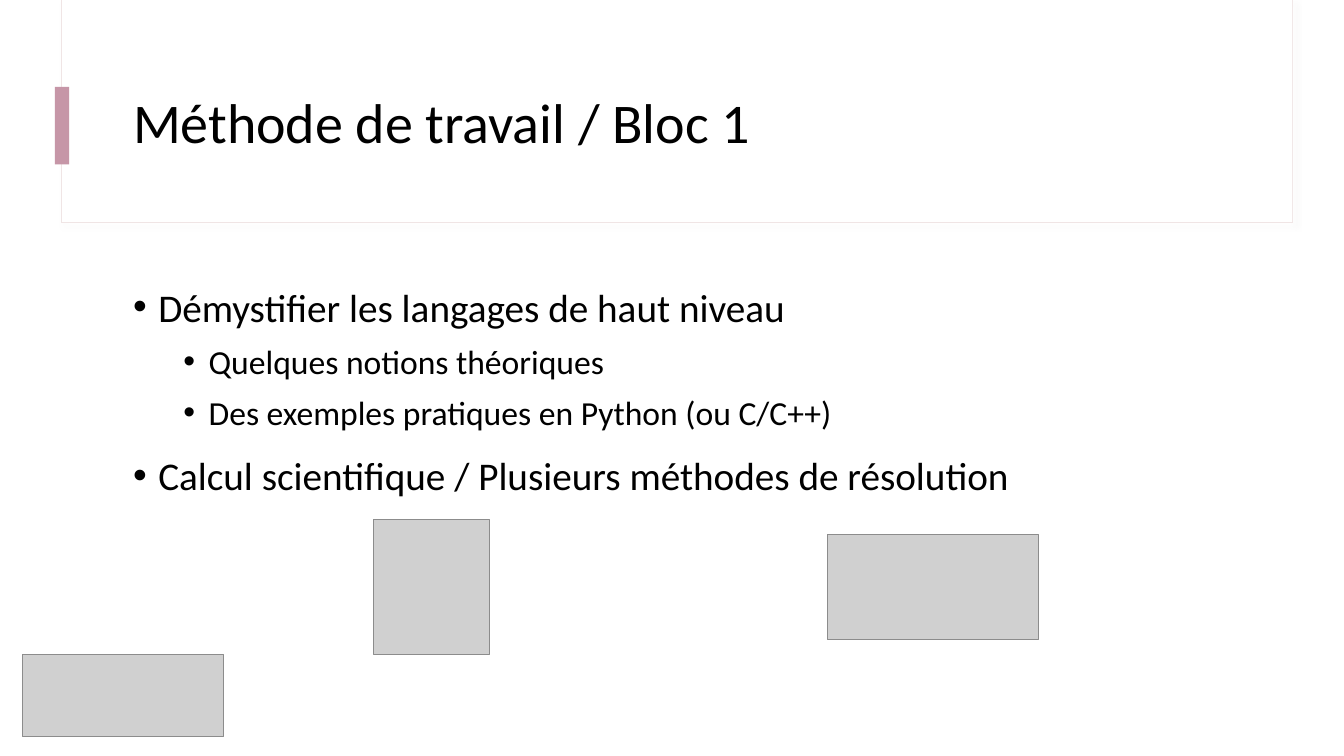
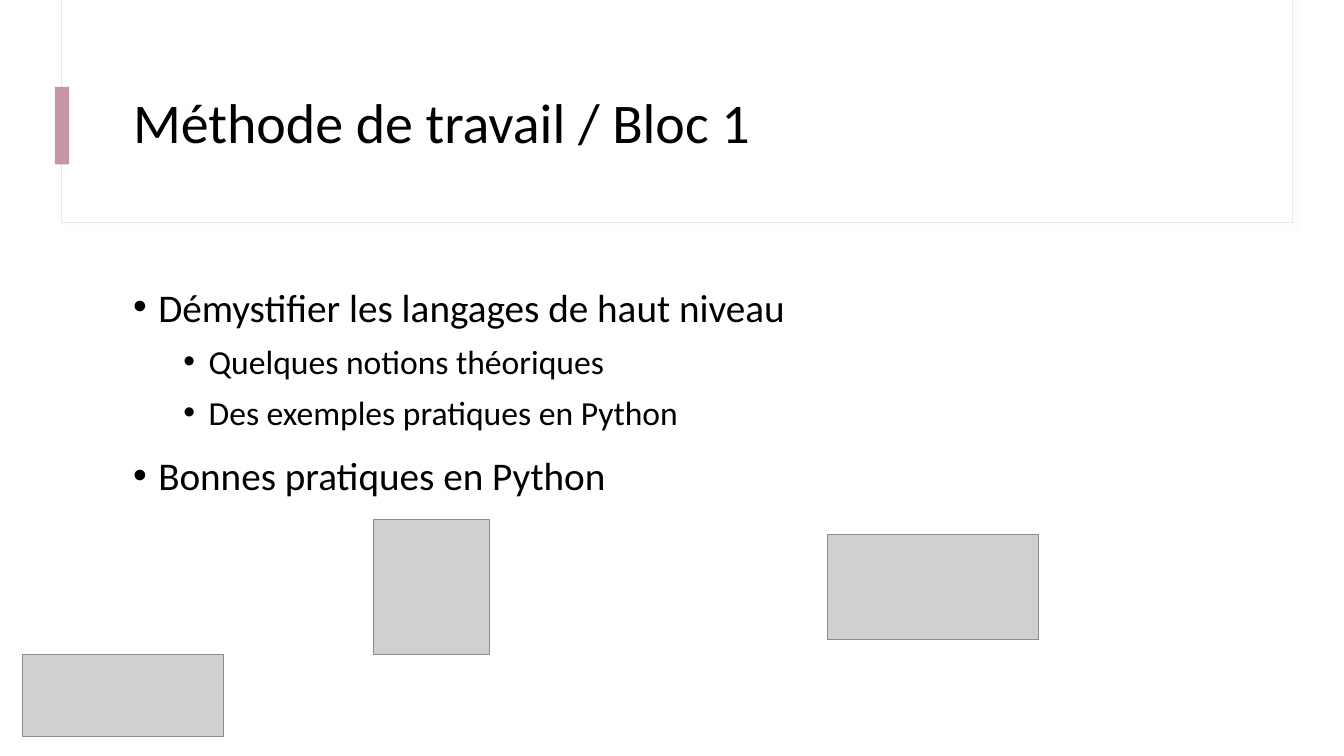
Before and after one commit to IOGS-Digital-Methods/semester-5, a slide deck: slide 23 of ONIP/onip_b0_intro/B0_0_Outils_Methodes.pptx. Drawn at 1344x756 pixels with LibreOffice and Linux fonts; fonts in the diff are those of the drawing; grey boxes stand for pictures. Boxes give left, top, right and bottom in pixels: in the first picture for what was removed or moved away, otherwise in the second. Text is boxed around its words. In the diff, an @@ line names an element or a change of style, - is before the commit and + after.

```diff
--- a/ONIP/onip_b0_intro/B0_0_Outils_Methodes.pptx
+++ b/ONIP/onip_b0_intro/B0_0_Outils_Methodes.pptx
@@ text at (158, 401, 678, 497): text changed; size 28 to 24 pt @@
-  • Des exemples pratiques en Python (ou C/C++)
-• Calcul scientifique / Plusieurs méthodes de résolution
+  • Des exemples pratiques en Python
+• Bonnes pratiques en Python
```
